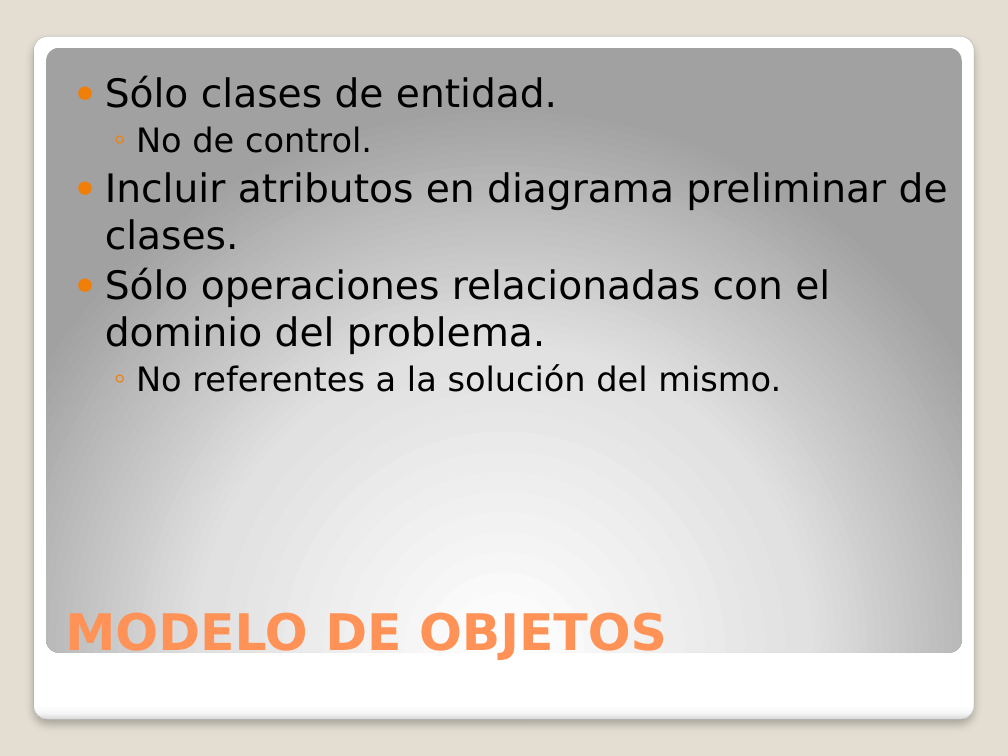
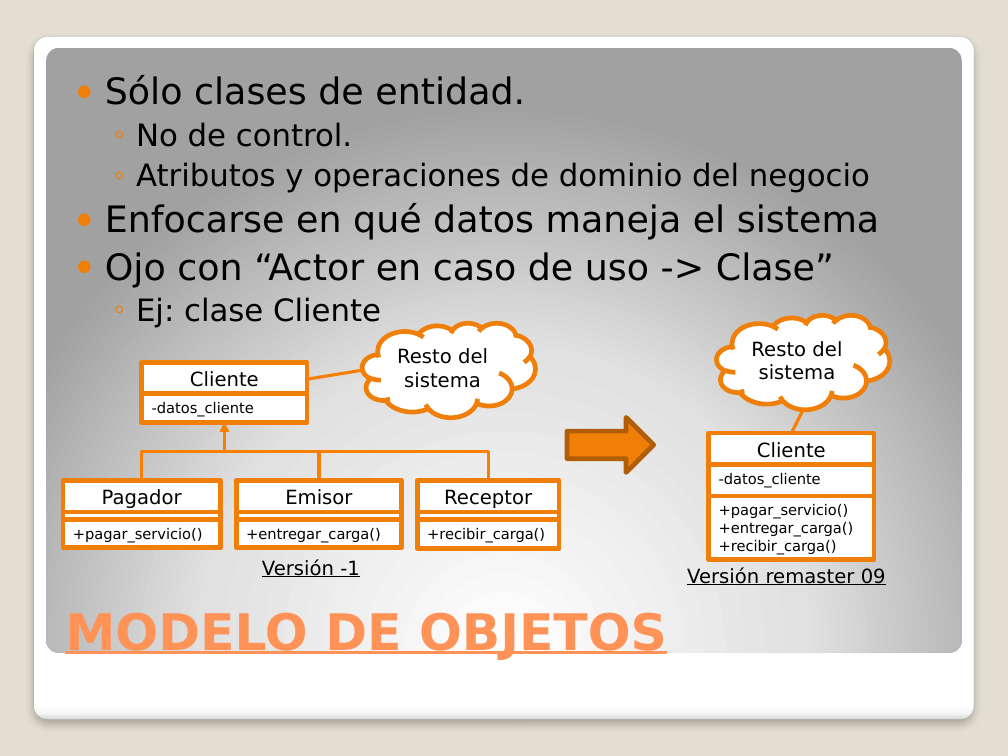
Before and after one commit to invernizzie/fiuba-grupoanin, a slide deck: slide 9 of TODOMUNDO/presentacion.pptx. Drawn at 1008x756 pixels with LibreOffice and Linux fonts; fonts in the diff are those of the drawing. Boxes give left, top, right and bottom in pixels: in the first picture for what was removed or moved away, otherwise in the second. Text is boxed around its words. In the diff, an @@ line names an element or a change of style, - is before the commit and + after.

Commit message:
subo presentación actualizada con modelo de objetos

```diff
--- a/TODOMUNDO/presentacion.pptx
+++ b/TODOMUNDO/presentacion.pptx
@@ text at (x1=105, y1=75, x2=525, y2=147): size 28 to 26 pt in "Sólo clases de entidad."; size 24 to 22 pt in "No de control." @@
@@ text at (x1=105, y1=162, x2=879, y2=328): text changed; size 28 to 26 pt @@
-● Incluir atributos en diagrama preliminar de clases.
-● Sólo operaciones relacionadas con el dominio del problema.
-  ◦ No referentes a la solución del mismo.
+  ◦ Atributos y operaciones de dominio del negocio
+● Enfocarse en qué datos maneja el sistema
+● Ojo con “Actor en caso de uso -> Clase”
+  ◦ Ej: clase Cliente
@@ right arrow added at (x1=568, y1=417, x2=654, y2=473), fill #F07F09, outline #B25E07 3.35 pt @@
@@ title "MODELO DE OBJETOS" at (x1=65, y1=608, x2=667, y2=661): underline on @@
@@ group added at (x1=62, y1=323, x2=559, y2=577): 11 rectangles, 3 elbow arrows, 1 cloud, 1 line, 1 text @@
+Cliente
+-datos_cliente
+Pagador
++pagar_servicio()
+Emisor
++entregar_carga()
+Receptor
++recibir_carga()
+Resto del sistema
+Versión -1
@@ group added at (x1=687, y1=314, x2=890, y2=585): 3 rectangles, 1 cloud, 1 line, 1 text @@
+Cliente
+-datos_cliente
+Resto del sistema
++pagar_servicio()
++entregar_carga()
++recibir_carga()
+Versión remaster 09
```
